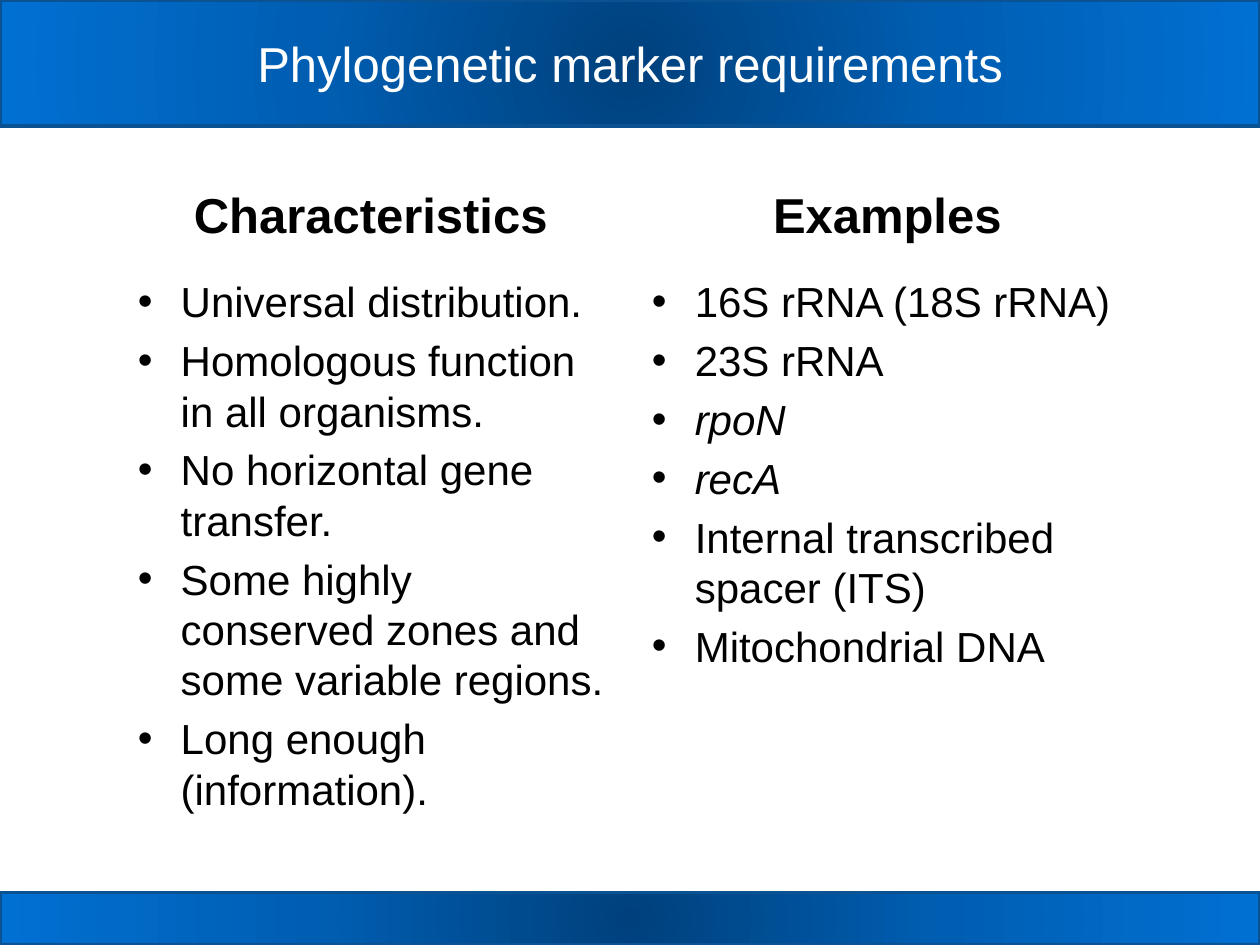
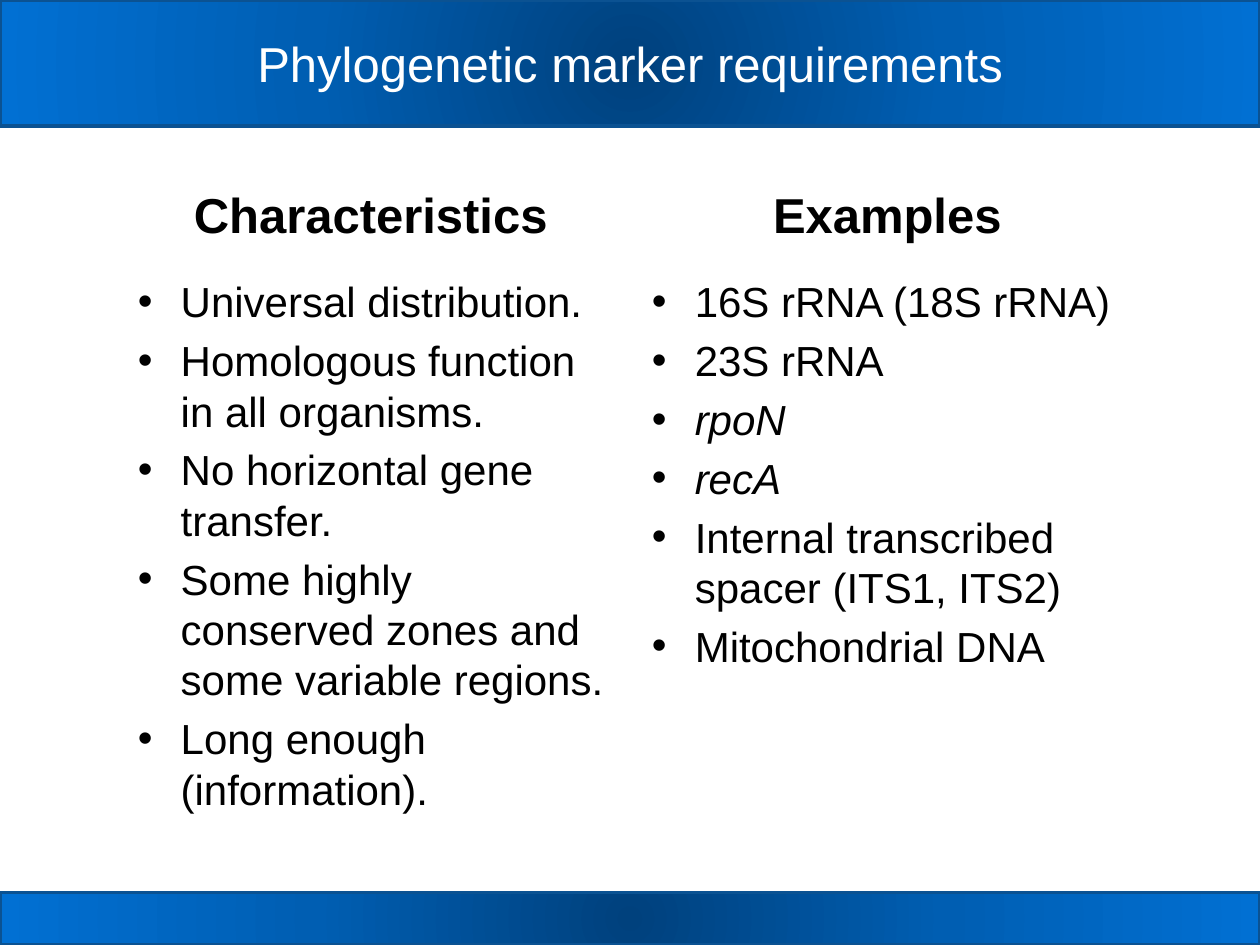
Before and after one commit to carden24/2018_Taller_Genomica_ambiental, a slide deck: slide 3 of W2_16S_analysis.pptx. Drawn at 1260x945 pixels with LibreOffice and Linux fonts; fonts in the diff are those of the drawing. Boxes give left, top, right and bottom in pixels: in the first picture for what was removed or moved away, otherwise in the second. Text is boxed around its words. In the diff, an @@ line names an element or a change of style, - is before the commit and + after.

```diff
--- a/W2_16S_analysis.pptx
+++ b/W2_16S_analysis.pptx
@@ text at (695, 522, 1061, 611): text changed @@
-• Internal transcribed spacer (ITS)
+• Internal transcribed spacer (ITS1, ITS2)
```
Also in this commit, not shown: 4 other slides changed, 1 slide added, 1 slide removed, 7 other files.
